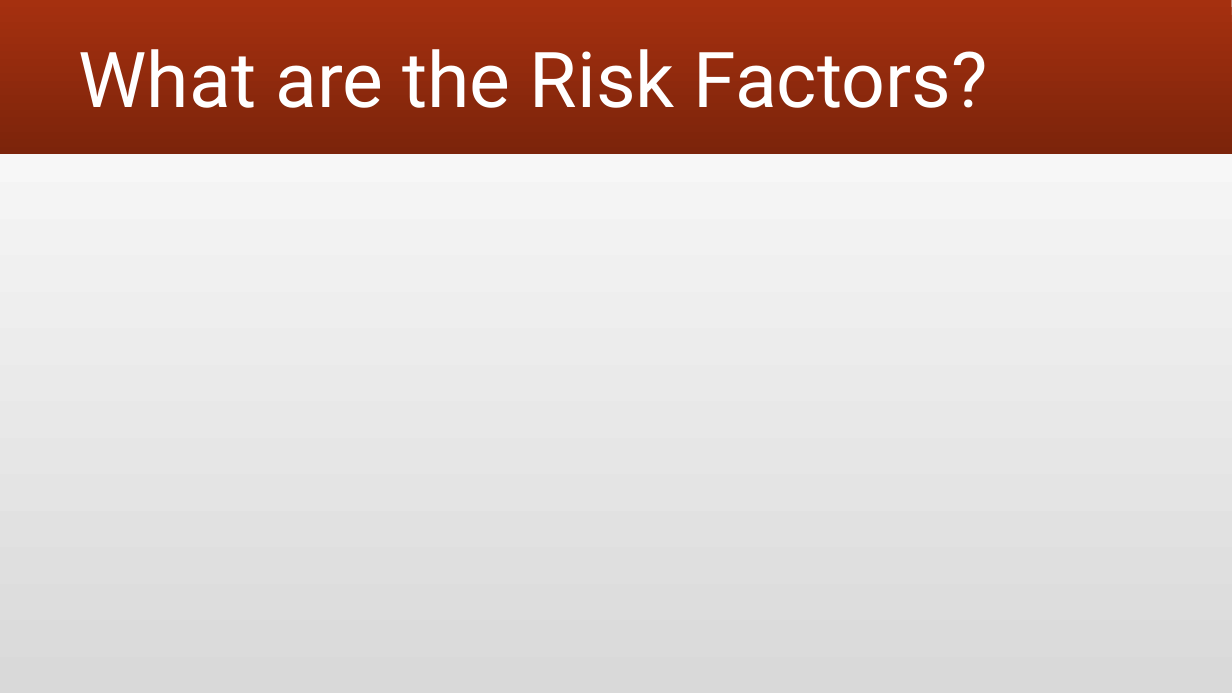
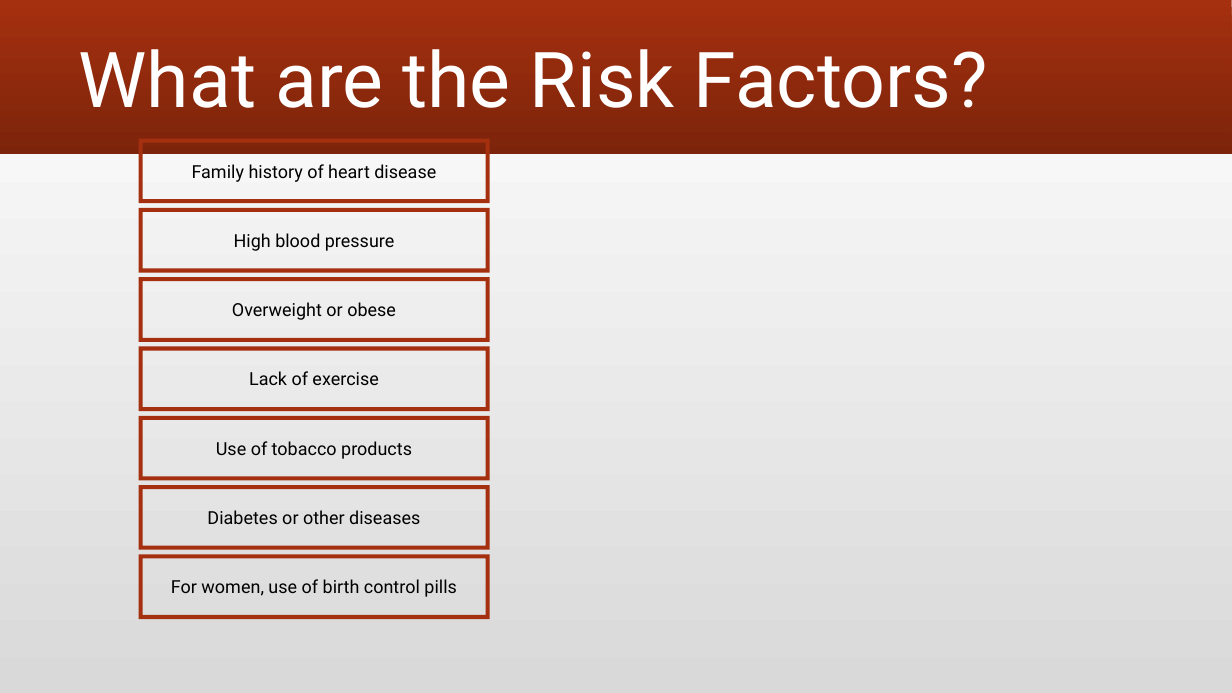
Before and after one commit to melaniecailao23-max/HEART, a slide deck: slide 3 of Cailao_Exp22_PPT_Ch03_ML2_Heart.pptx. Drawn at 1232x693 pixels with LibreOffice and Linux fonts; fonts in the diff are those of the drawing. Boxes give left, top, right and bottom in pixels: in the first picture for what was removed or moved away, otherwise in the second. Text is boxed around its words. In the diff, an @@ line names an element or a change of style, - is before the commit and + after.

Commit message:
Complete PPT Ch03 ML2 Heart assignment
- Step 2: Basic Block List SmartArt with 7 risk factors on Slide 3
- Step 3: Frame shapes, Black Text 1 font, width 3.8 inches
- Step 4-5: Embedded Excel chart on Slide 4, width 9.1, pos 1.3x1.9
- Steps 6-7: 3-column 7-row table on Slide 6 with merged middle column
- Step 8: Light Style 2 table style, height 4.5, Center Vertically
- Step 9: Heart.jpg as background in merged column

```diff
--- a/Cailao_Exp22_PPT_Ch03_ML2_Heart.pptx
+++ b/Cailao_Exp22_PPT_Ch03_ML2_Heart.pptx
@@ frame added at bbox=[139, 139, 490, 203], fill #A5300F, 14 pt, text #000000 @@
+Family history of heart disease
@@ frame added at bbox=[139, 208, 490, 273], fill #A5300F, 14 pt, text #000000 @@
+High blood pressure
@@ frame added at bbox=[139, 277, 490, 342], fill #A5300F, 14 pt, text #000000 @@
+Overweight or obese
@@ frame added at bbox=[139, 347, 490, 411], fill #A5300F, 14 pt, text #000000 @@
+Lack of exercise
@@ frame added at bbox=[139, 416, 490, 481], fill #A5300F, 14 pt, text #000000 @@
+Use of tobacco products
@@ frame added at bbox=[139, 485, 490, 550], fill #A5300F, 14 pt, text #000000 @@
+Diabetes or other diseases
@@ frame added at bbox=[139, 555, 490, 619], fill #A5300F, 14 pt, text #000000 @@
+For women, use of birth control pills
```
Also in this commit, not shown: 2 other slides changed, 1 other file.
